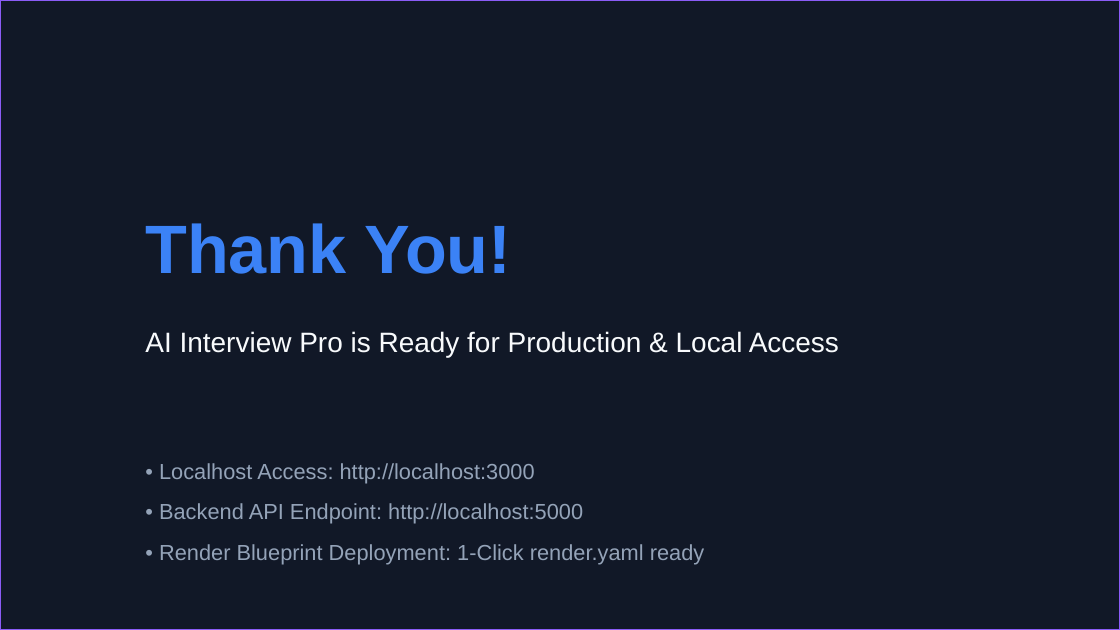
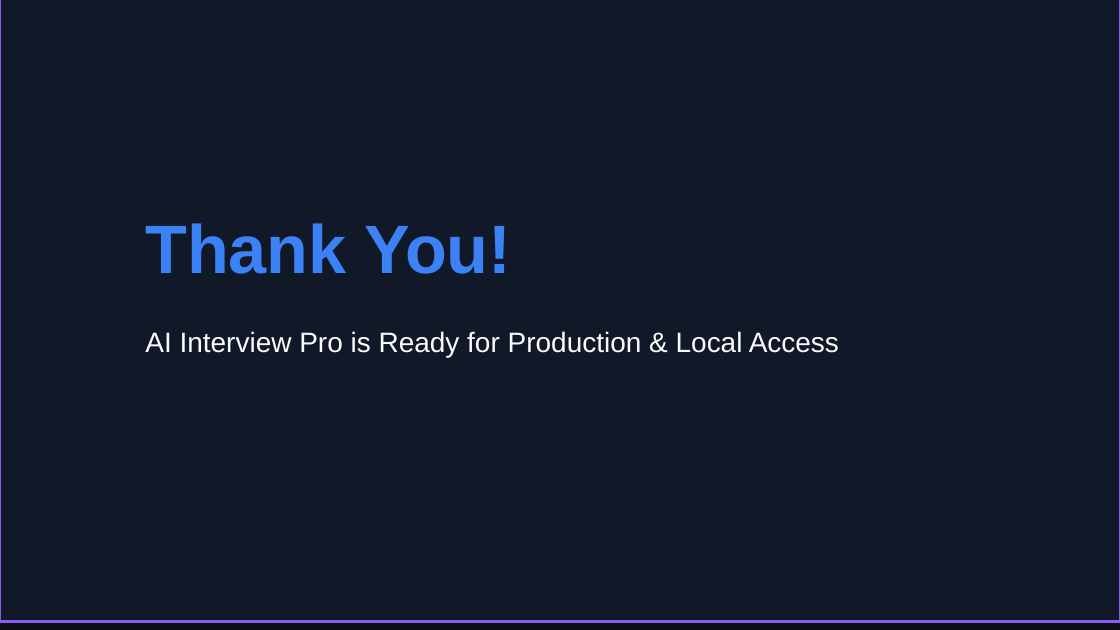
Before and after one commit to AVANISH4/AI-interview, a slide deck: slide 12 of AI_Interview_Pro_Presentation.pptx. Drawn at 1120x630 pixels with LibreOffice and Linux fonts; fonts in the diff are those of the drawing. Boxes give left, top, right and bottom in pixels: in the first picture for what was removed or moved away, otherwise in the second. Text is boxed around its words. In the diff, an @@ line names an element or a change of style, - is before the commit and + after.

```diff
--- a/AI_Interview_Pro_Presentation.pptx
+++ b/AI_Interview_Pro_Presentation.pptx
@@ rectangle: place and size @@
-rectangle at <box>0,0,1120,629</box>
+rectangle at <box>0,0,1120,622</box>
@@ text removed at <box>159,463,705,565</box> @@
-• Localhost Access: http://localhost:3000
-• Backend API Endpoint: http://localhost:5000
-• Render Blueprint Deployment: 1-Click render.yaml ready
```
Also in this commit, not shown: 10 other files.
